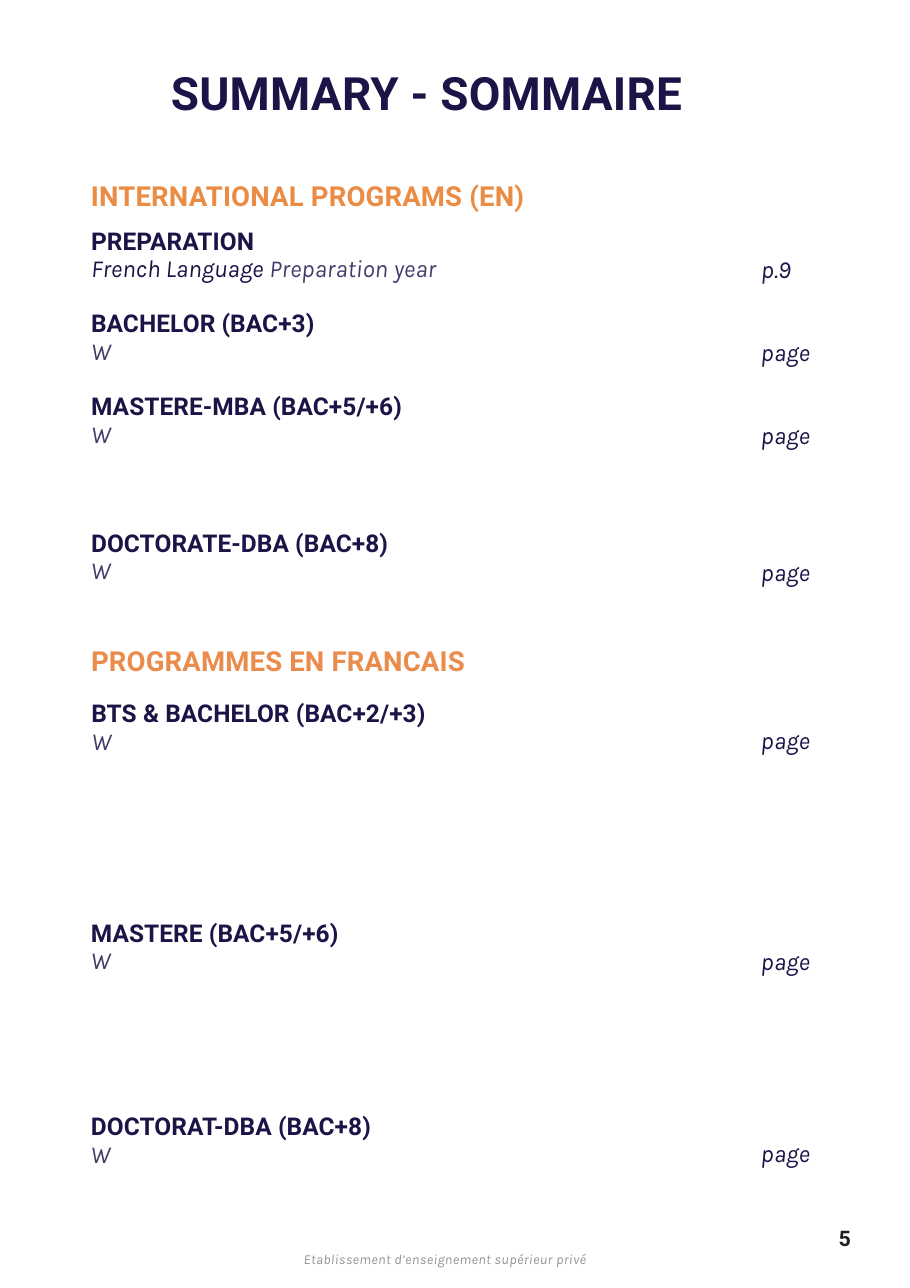
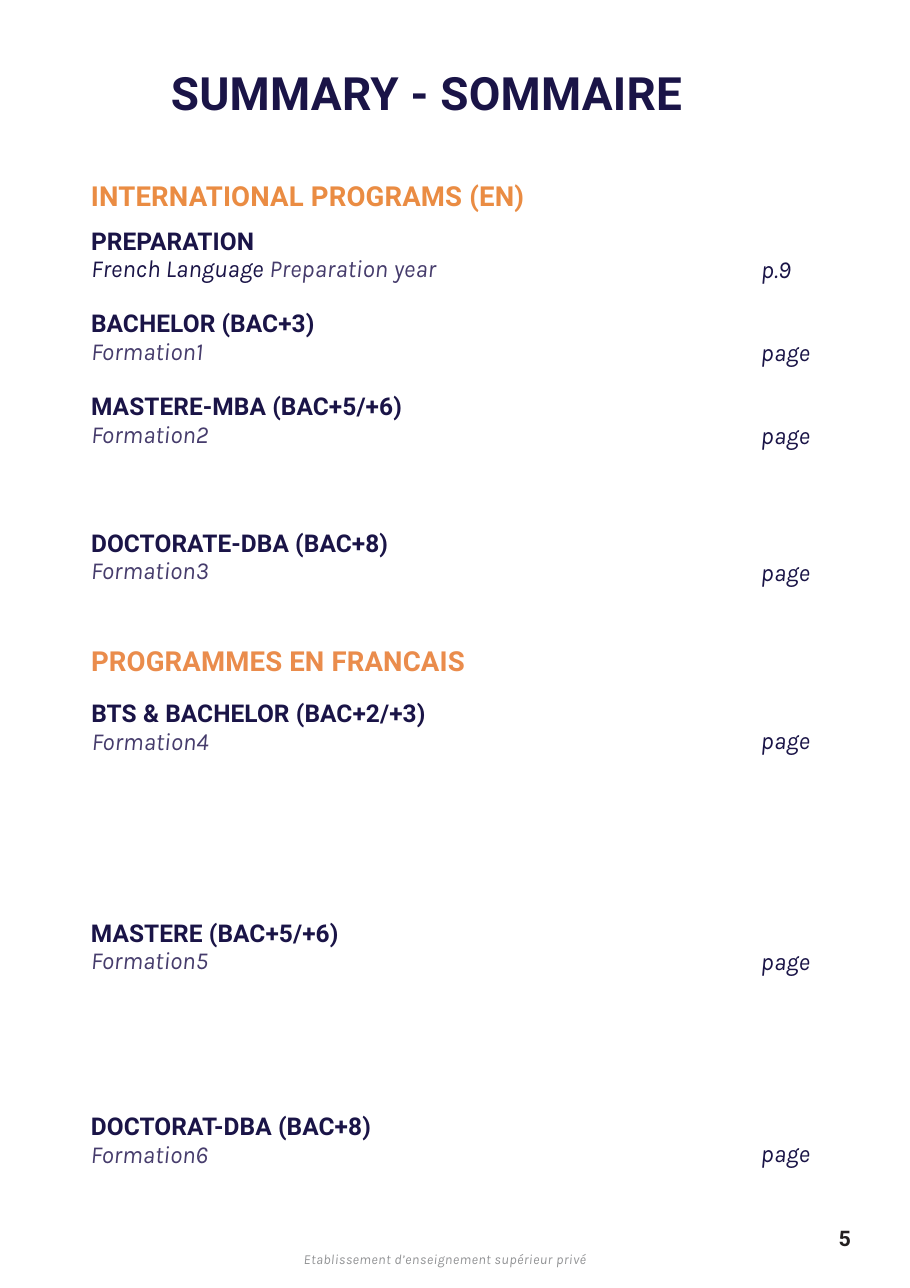
Before and after one commit to ILCI-Clement/Formations, a slide deck: slide 6 of template.pptx. Drawn at 910x1288 pixels with LibreOffice and Linux fonts; fonts in the diff are those of the drawing. Boxes give left, top, right and bottom in pixels: in the first picture for what was removed or moved away, otherwise in the second. Text is boxed around its words. In the diff, an @@ line names an element or a change of style, - is before the commit and + after.

```diff
--- a/template.pptx
+++ b/template.pptx
@@ text at (91, 343, 203, 361): text changed @@
-W
+Formation1
@@ text at (91, 426, 208, 444): text changed @@
-W
+Formation2
@@ text at (91, 562, 209, 580): text changed @@
-W
+Formation3
@@ text at (92, 733, 209, 751): text changed @@
-W
+Formation4
@@ text at (91, 952, 208, 970): text changed @@
-W
+Formation5
@@ text at (91, 1146, 208, 1164): text changed @@
-W
+Formation6
```
Also in this commit, not shown: 3 other files.
